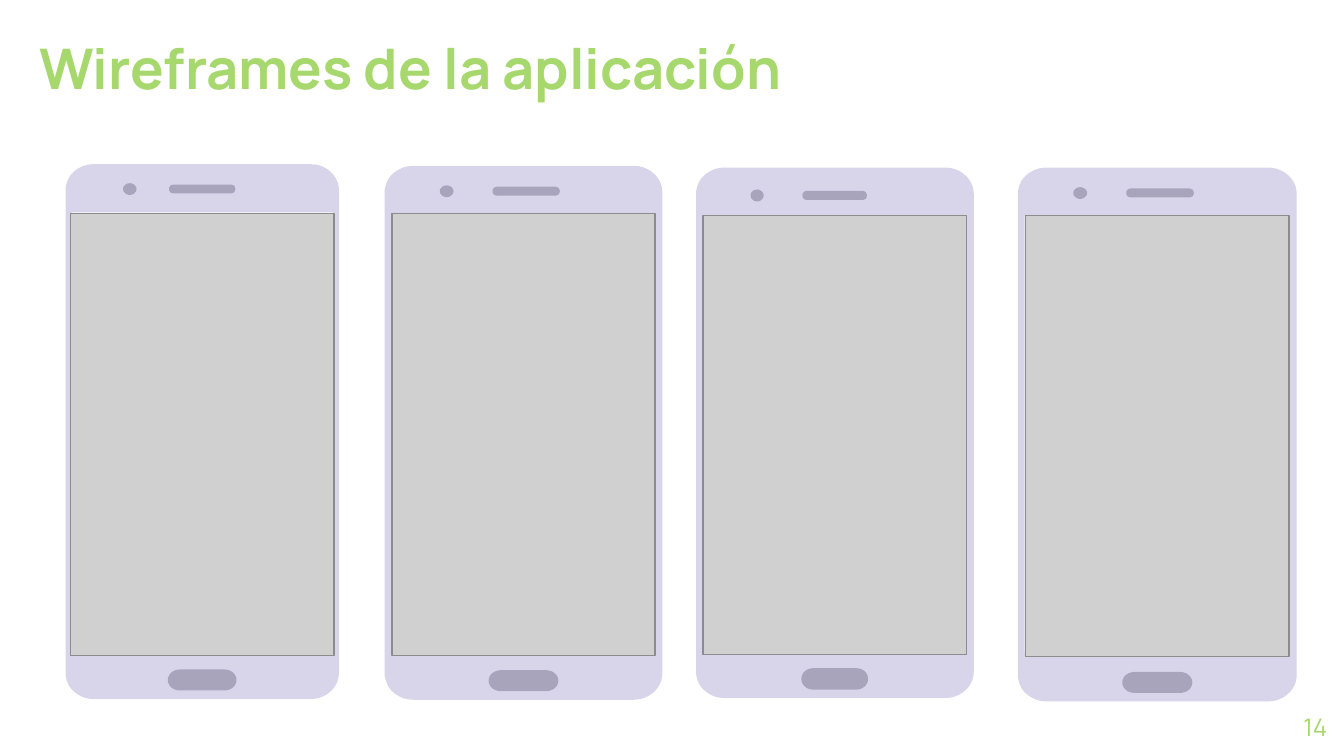
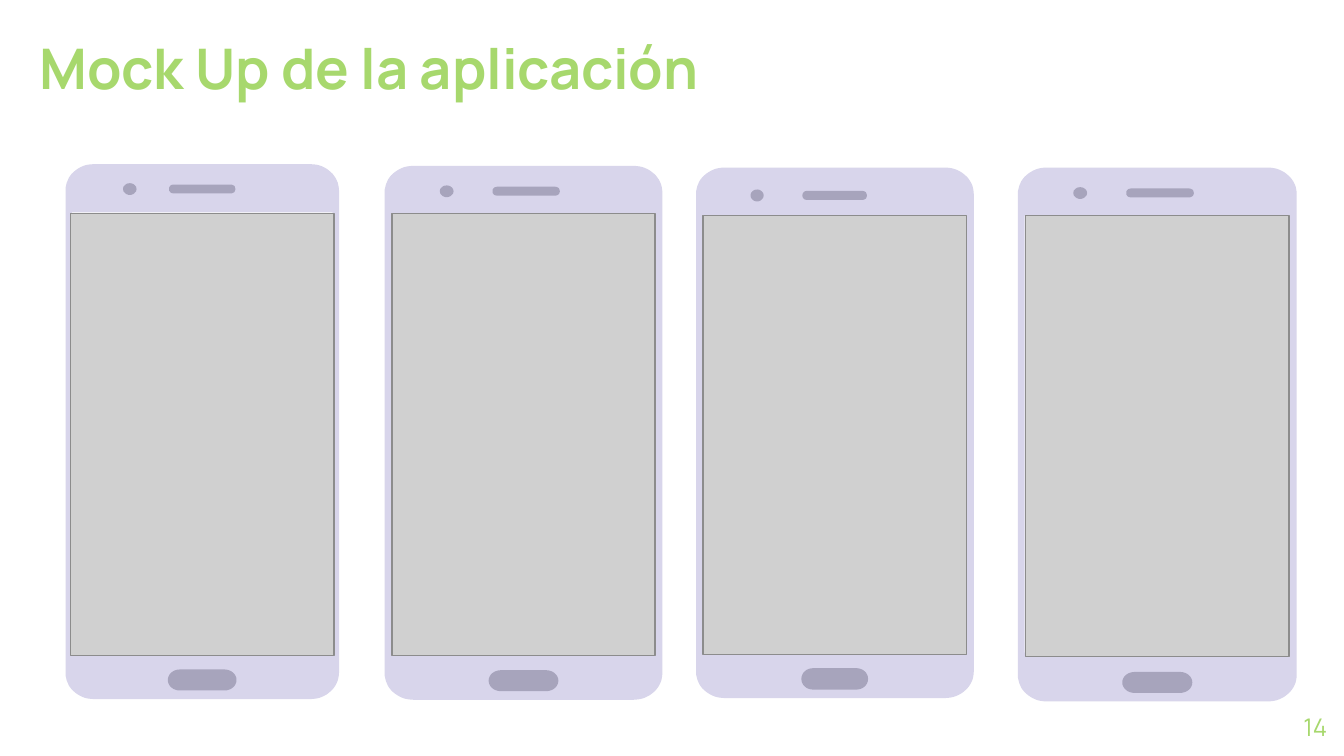
Before and after one commit to AlbertoVillanueva/MeetingCode, a slide deck: slide 14 of Documentacion/Presentación - Meeting Code.pptx. Drawn at 1344x756 pixels with LibreOffice and Linux fonts; fonts in the diff are those of the drawing; grey boxes stand for pictures. Boxes give left, top, right and bottom in pixels: in the first picture for what was removed or moved away, otherwise in the second. Text is boxed around its words. In the diff, an @@ line names an element or a change of style, - is before the commit and + after.

Commit message:
Cambio en presentación

```diff
--- a/Documentacion/Presentación - Meeting Code.pptx
+++ b/Documentacion/Presentación - Meeting Code.pptx
@@ text at box(39, 44, 699, 103): text changed @@
-Wireframes de la aplicación
+Mock Up de la aplicación
```
